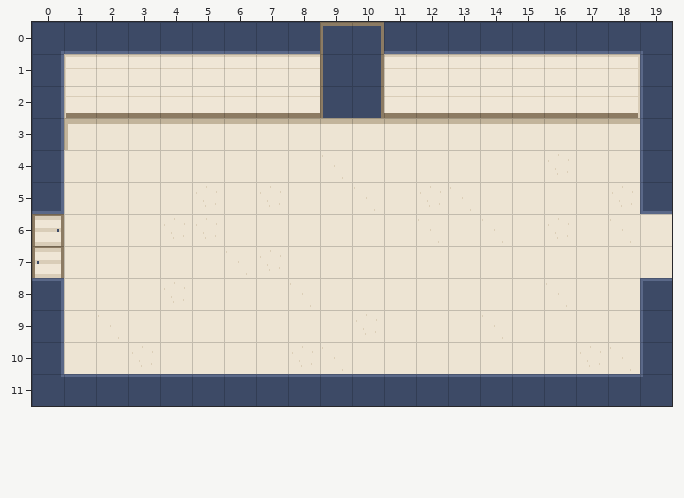
An edit to a level. Tiled map (JSON), public/assets/maps/brain/lobby.tmj. Above, as it was before the edit.
Cells are 32x32 px. Shown: x 0..19, y 0..11.
And afterwards:
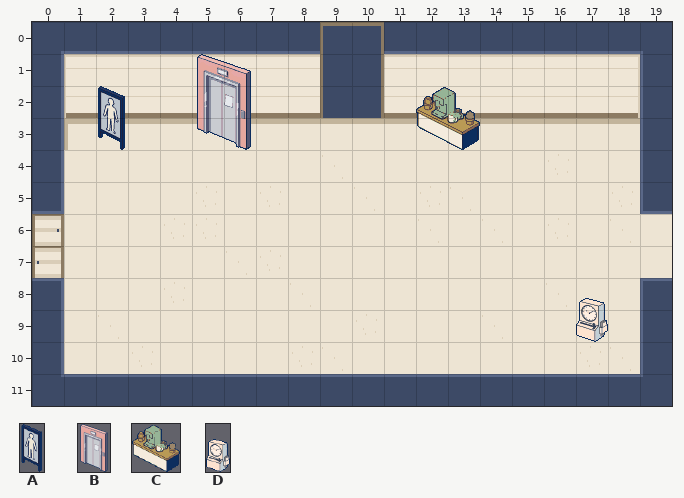
Key: from "props": A 0 "prop-floor-guide", B 1 "prop-elevator", C 2 "prop-tea-station", D 3 "prop-punch-clock".
Objects are placed by their top-left corner, in cells (3,4 is the top-left corner of cell 3,4); size is 1x1 cell unless given.
What changed:
--- layer "props" (added)
+A "floor-guide" at 2,2 size 1x2
+B "elevator" at 5,1 size 2x3
+C "tea-station" at 12,2 size 2x2
+D "punch-clock" at 17,8 size 1x2
Where, in picture pixels (left, top, right, bottom), the same in both pictures:
added: (197, 54, 251, 150)
added: (98, 86, 125, 150)
added: (416, 87, 480, 150)
added: (576, 298, 608, 342)
